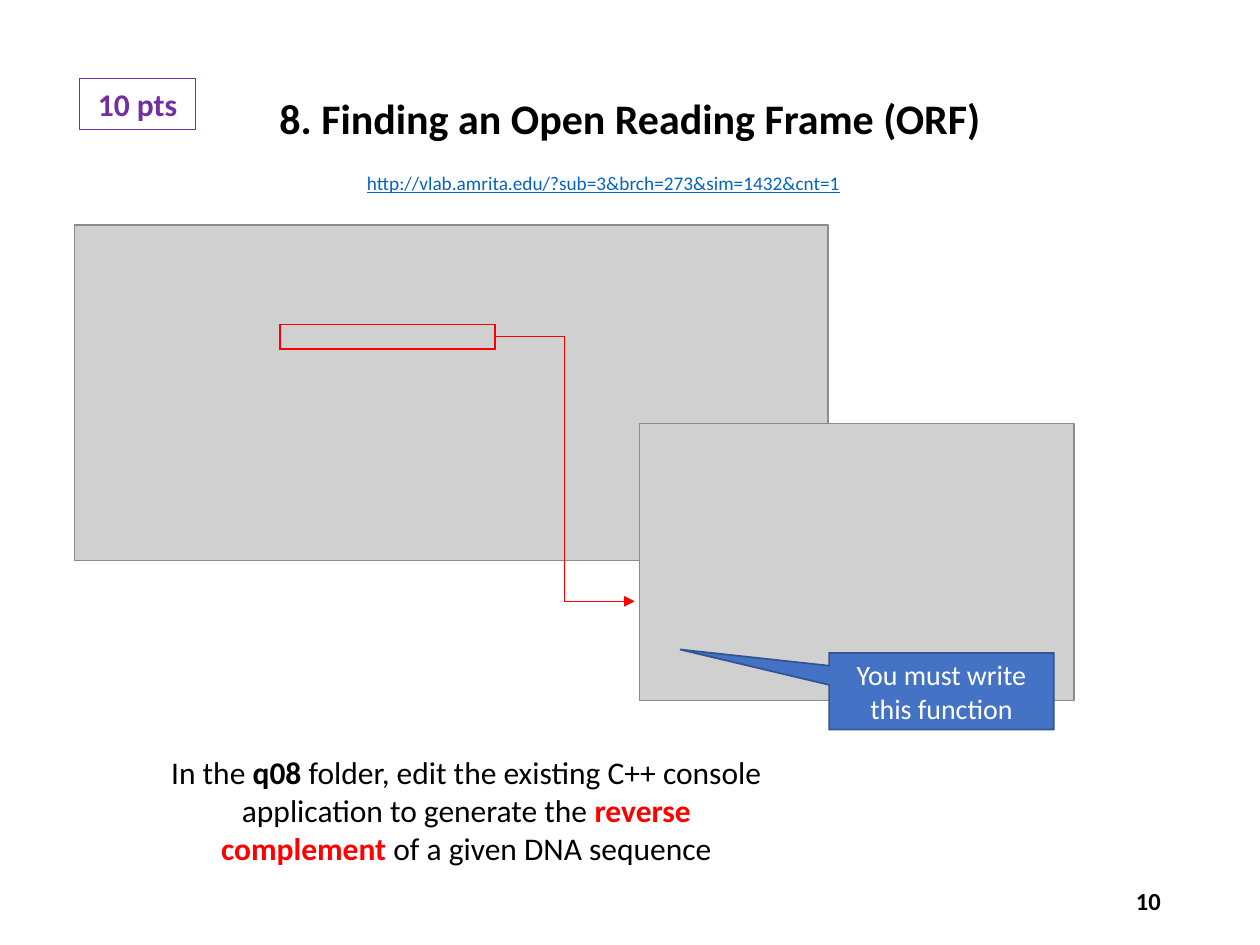
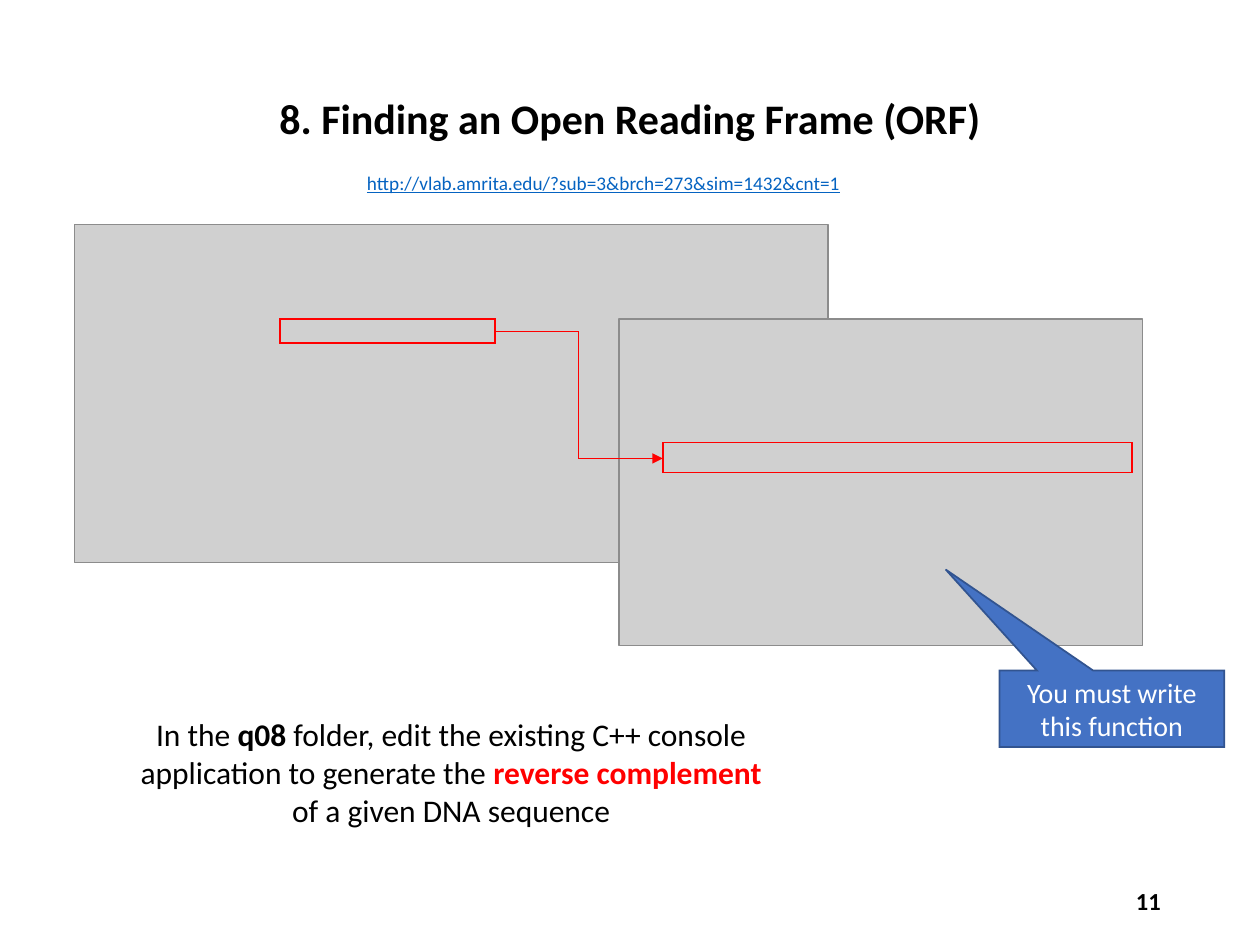
Before and after one commit to dbiersach/scicomp301-cpp-linux, a slide deck: slide 11 of exam2/Exam 2 Questions.pptx (slide 10 before the commit). Drawn at 1260x945 pixels with LibreOffice and Linux fonts; fonts in the diff are those of the drawing; grey boxes stand for pictures. Boxes give left, top, right and bottom in pixels: in the first picture for what was removed or moved away, otherwise in the second. Text is boxed around its words. In the diff, an @@ line names an element or a change of style, - is before the commit and + after.

```diff
--- a/exam2/Exam 2 Questions.pptx
+++ b/exam2/Exam 2 Questions.pptx
@@ rectangle removed at box(79, 78, 195, 129) @@
-10 pts
@@ rectangle: place and size @@
-rectangle at box(280, 325, 494, 349)
+rectangle at box(280, 319, 494, 343)
@@ picture added at box(619, 319, 1143, 645) @@
@@ elbow arrow moved from (495, 336) - (635, 601) to (495, 331) - (663, 459) @@
@@ picture removed at box(640, 423, 1075, 701) @@
@@ rectangle added at box(663, 442, 1131, 472), outline #FF0000 1 pt @@
@@ speech box "You must write this function": place and size @@
-speech box "You must write this function" at box(829, 653, 1053, 730)
+speech box "You must write this function" at box(999, 670, 1223, 747)
@@ speech box "You must write this function" at box(999, 670, 1223, 747): proportions changed @@
@@ text "In the q08 folder, edit ..." rewrapped from box(171, 762, 761, 866) to box(141, 724, 762, 828) @@
@@ page number at box(1136, 894, 1161, 910): text changed @@
-10
+11
```
Also in this commit, not shown: 11 other slides changed, 1 slide added, 1 other file.
